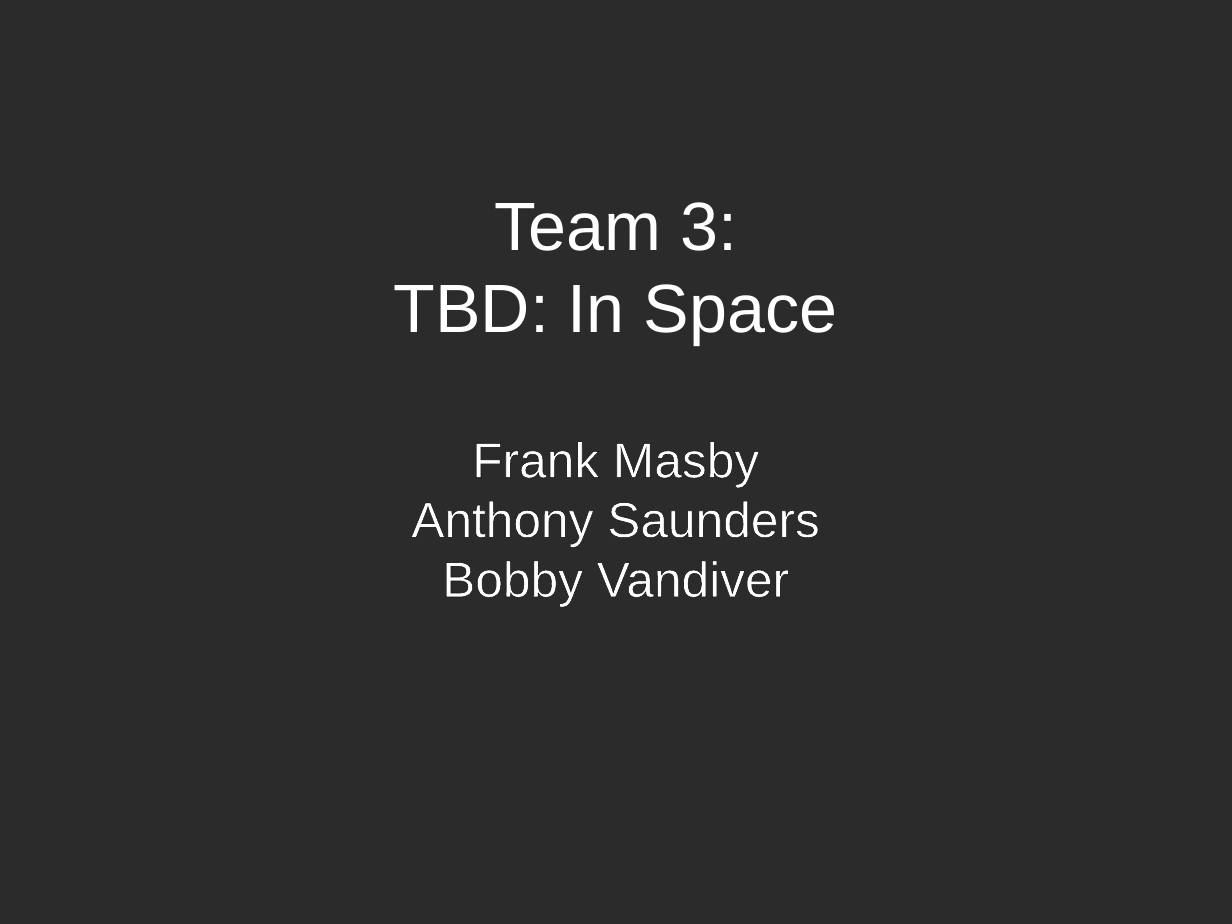
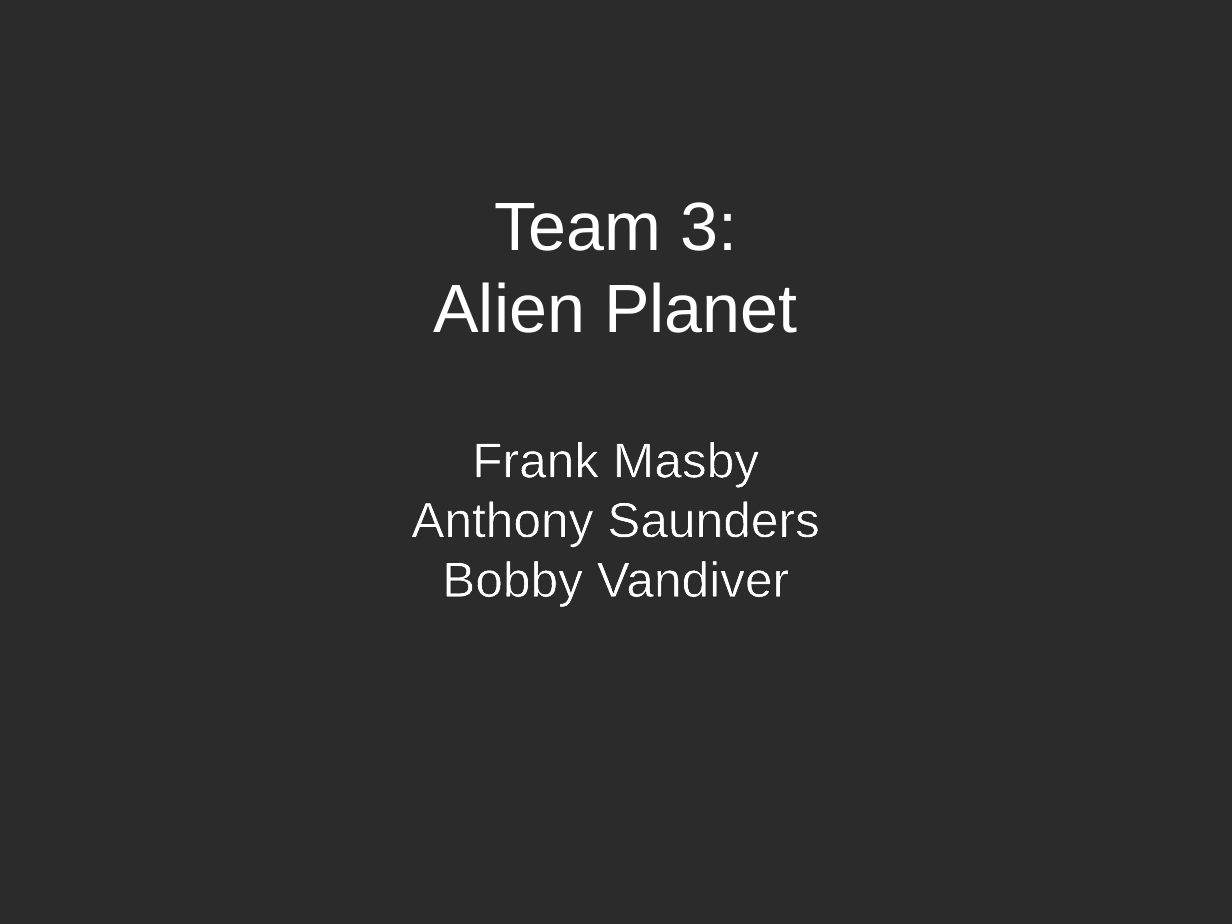
Before and after one commit to bobby-vandiver/cs485-xna-final, a slide deck: slide 1 of team3.odp. Drawn at 1232x924 pixels with LibreOffice and Linux fonts; fonts in the diff are those of the drawing; background and template pictures are left out; a plain dark background stands for a picture behind light text. Boxes give left, top, right and bottom in pixels: in the first picture for what was removed or moved away, otherwise in the second. Text is boxed around its words. In the diff, an @@ line names an element or a change of style, - is before the commit and + after.

```diff
--- a/team3.odp
+++ b/team3.odp
@@ subtitle at [434, 282, 797, 333]: text changed @@
-TBD: In Space
+Alien Planet
```
Also in this commit, not shown: 1 other slide changed, 1 other file.
